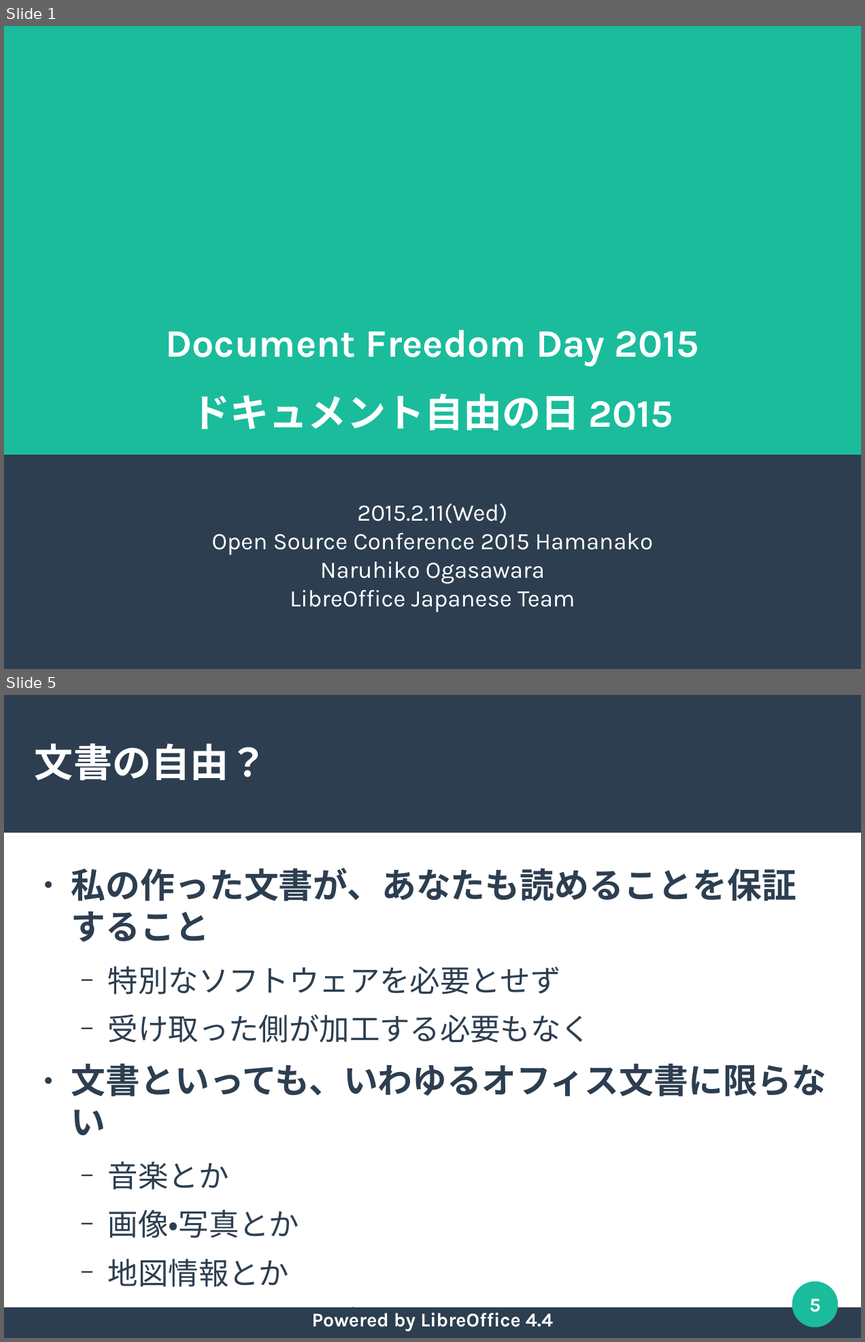
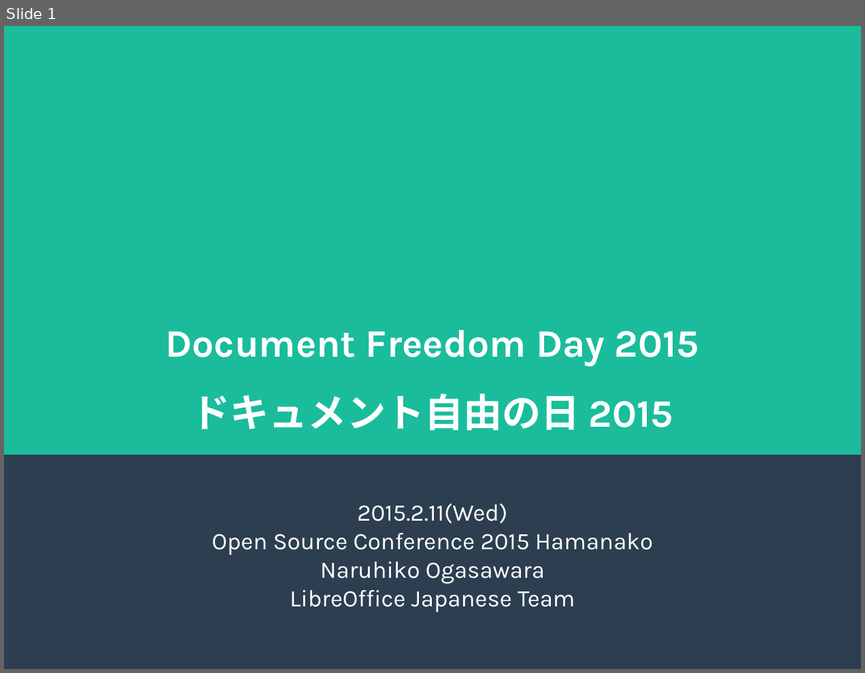
Before and after one commit to naruoga/KantoLibreOffice, a slide deck: others/OSC2015Hamanako-DFD2015.odp. Shown one above the other, each under a label of ours: slides 1 and 5 before the commit, slide 1 after it; the slides between them are not shown. The pictures are 865x1342 and 865x673 pixels, drawn with LibreOffice and Linux fonts; fonts in the diff are those of the drawing. Boxes give left, top, right and bottom in pixels: in the first picture for what was removed or moved away, otherwise in the second. Text is boxed around its words. In the diff, an @@ line names an element or a change of style, - is before the commit and + after.

```diff
--- a/others/OSC2015Hamanako-DFD2015.odp
+++ b/others/OSC2015Hamanako-DFD2015.odp
@@ slide 5 removed at bbox=[4, 695, 861, 1338], background #FFFFFF @@
@@ rectangle removed at bbox=[4, 695, 861, 832] @@
@@ title removed at bbox=[35, 743, 268, 781] @@
-文書の自由？
@@ text removed at bbox=[71, 868, 826, 1287] @@
-● 私の作った文書が、あなたも読めることを保証すること
-  − 特別なソフトウェアを必要とせず
-  − 受け取った側が加工する必要もなく
-● 文書といっても、いわゆるオフィス文書に限らない
-  − 音楽とか
-  − 画像・写真とか
-  − 地図情報とか
-  − 3Dプリンターのデータとか
@@ ellipse removed at bbox=[792, 1281, 838, 1327] @@
@@ page number removed at bbox=[809, 1298, 821, 1312] @@
-5
@@ rectangle removed at bbox=[4, 1307, 861, 1337] @@
@@ text removed at bbox=[312, 1312, 553, 1331] @@
-Powered by LibreOffice 4.4
```
Also in this commit, not shown: 2 slides changed, 4 other slides removed.
